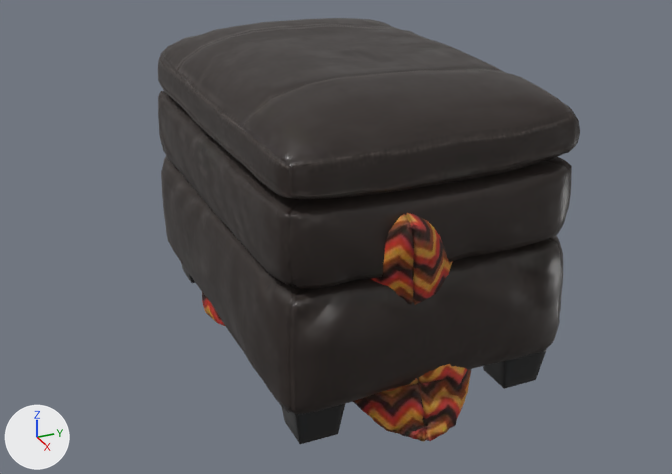
The glTF model static/models/Lounge/lounge-props.glb: old version first, new version second.
Before and after are seen from a camera (50 mm lens) standing at (1.682, -0.769, 1.049) and looking at (0.036, -0.028, 0.226). The axes (+X, +Y, +Z) are drawn at lower left. The lights are the same throughout. The picture after the commit comes second. Where no turn or scale is listed for an object, it has been applied to the vertices.

In view in the first picture: 'Ottoman_01', 'throw_pillows_01_pillow02' and 1 more.
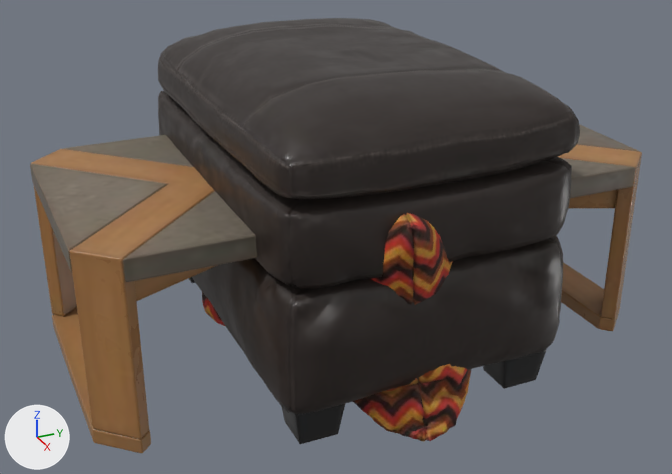
What the commit changed:
Picture 'modern_coffee_table_01_rough' (img_modern_coffee_table_01_rough) is new.
Picture 'modern_coffee_table_01_diff' (img_modern_coffee_table_01_diff) is new.
Picture 'modern_coffee_table_01_nor_gl' (img_modern_coffee_table_01_nor_gl) is new.
Material 'modern_coffee_table_01' (mat_modern_coffee_table_01) is new.
Uses the picture img_modern_coffee_table_01_diff.
Uses the picture img_modern_coffee_table_01_nor_gl.
Uses the picture img_modern_coffee_table_01_rough.
Mesh me_cube_003 is new.
It has 2262 vertices, 4504 faces and spans x -0.3..0.3, y -0.601..0.601, z 0.0..0.39.
It uses material mat_modern_coffee_table_01.
Object 'modern_coffee_table_01' (ob_modern_coffee_table_01) is new; it shows me_cube_003.
Its location is (0.0, 0.0, 0.0).

Boxes (x1, y1, x2, y2) around the edits, measured in the pictures (672 x 474 px):
'modern_coffee_table_01', added (brown): after (30, 124, 642, 453)
